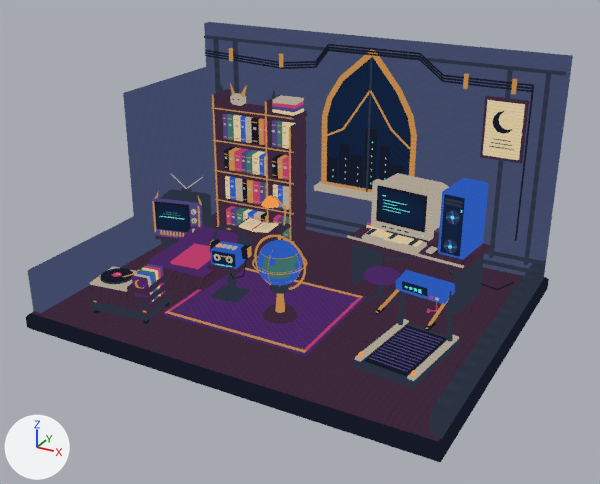
The Blender file assets/room/gothic-hardware/room.blend, before and after one commit.
Before and after are seen from a 50 mm lens placed at (8.31, -15.06, 8.83), pointed at (0.23, -0.35, 1.48). Arrows for +X, +Y and +Z are at lower left; the lights stay in place. The first picture is the older version.

The first picture shows 'body__collect', 'body__listen', 'body__move', 'body__play', 'body__read', 'body__travel', 'body__watch', 'room-shell', 'surface__travel' and 5 more.
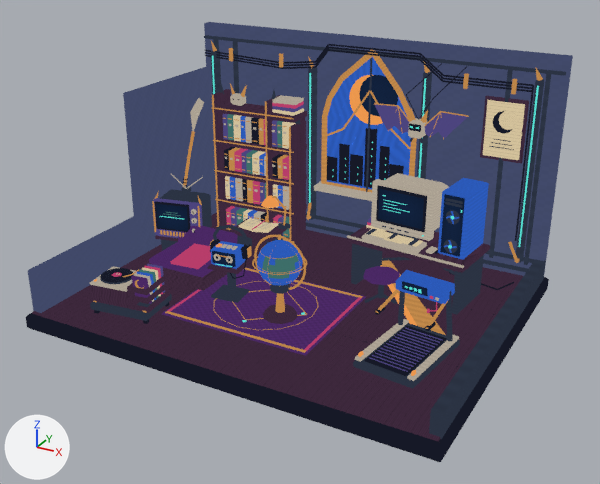
The edits, one by one:
me_room_shell is used by ob_room_shell; location (0.0, 0.0, 0.0).
me_room_shell had 4177 vertices, 1017 faces and spanned x -4.85..4.85, y -3.75..3.75, z -0.42..5.3.
me_room_shell now has 5815 vertices, 1390 faces and spans x -4.85..4.85, y -3.75..3.75, z -0.42..5.3.
me_room_shell part 1: 1216 vertices added at x -1.54..4.29, y -2.09..3.39, z 0.03..5.09.
me_room_shell part 2: 422 vertices added at x -4.52..-4.0, y 1.41..3.28, z 0.27..4.94.
me_room_shell part 3: 1 kept faces spanning x -1.06..1.37, y 3.4, z 1.48..5.02 get new texture (UV) coordinates.
Mesh me_familiar_body is new.
It has 540 vertices, 126 faces and spans x -1.05..1.05, y -0.2..0.15, z -0.3..0.43.
It uses material mat_baked_ink___paper___hardware (picture img_original_worn_material_atlas).
Object 'familiar-body' (ob_familiar_body) is new; it shows me_familiar_body.
Its parent is ob_room_familiar.
Its location is (0.0, 0.0, 0.0).
Object 'room-familiar' (ob_room_familiar) is new.
Its location is (2.3, 1.0, 4.0).

What differs and where, as boxes [x1, y1, x2, y2] in the pictures (600 x 484 px):
'familiar-body', added (blue)
    after: [374, 103, 469, 143]
part 1 of me_room_shell, added
    after: [214, 56, 544, 335]
part 2 of me_room_shell, added
    after: [183, 41, 221, 187]
part 3 of me_room_shell, surface changed (lighter)
    both: [327, 57, 411, 190]
